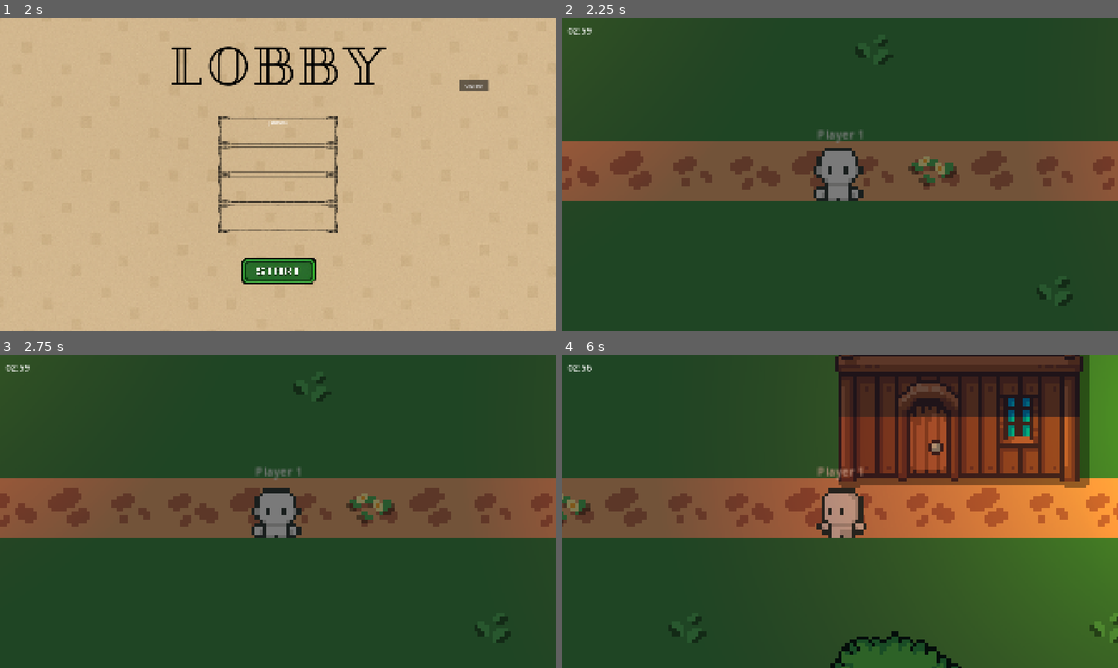
Above: before the commit, frames 1-4 (two rows, left to right).
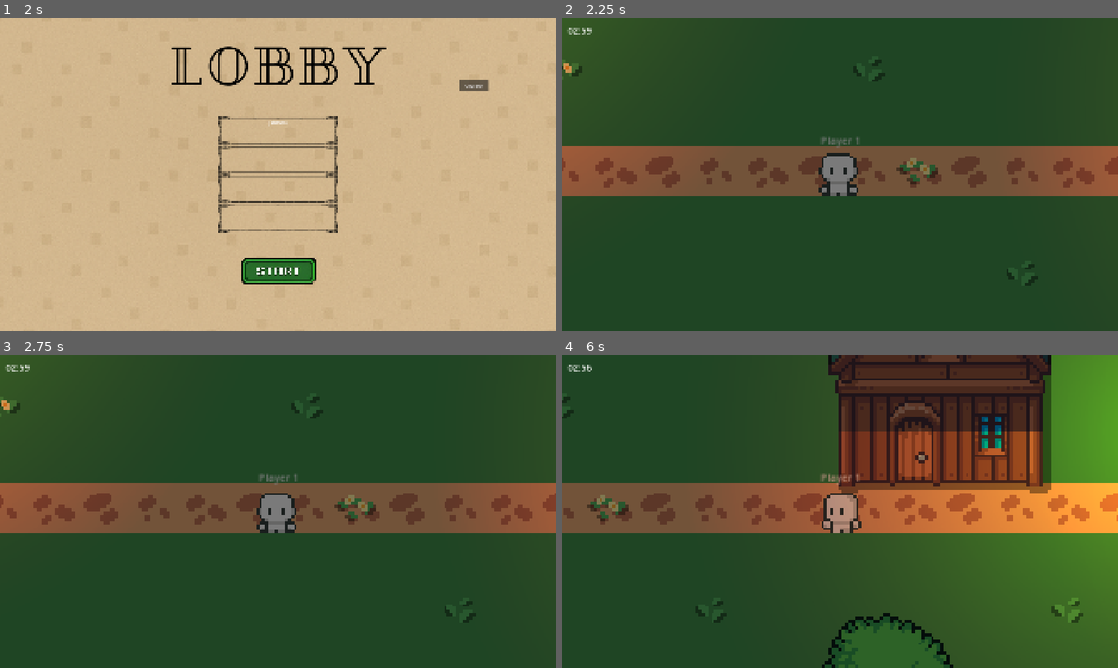
Above: after the commit, the same moments.

Repository: ComiccSanss2/werewolf-online
Game: Godot game, scene res://main_menu.tscn
Two runs of this game, one before a commit and one after it. Both use one fixed random seed, a clock stepped at 60 frames per second and the inputs below.
Inputs (mouse positions are in pixels of both pictures, inside the frame that each line leads up to):
- Up to frame 1 (2 s): click (311, 190) at 0.52 s; type "12" at 0.6 s; click (311, 143) at 0.75 s; type "Alex" at 0.83 s; click (205, 146) at 1.25 s
- Up to frame 2 (2.25 s): click (834, 271) at 2 s
- Up to frame 3 (2.75 s): no input
- Up to frame 4 (6 s): tap Enter (ui_accept) at 2.75, 3.02, 3.77, 5.27 s; hold Right (ui_right) 2.78-3.53 s; tap R (revive) every 0.75 s from 2.85 to 5.85 s; hold Down (ui_down) 3.53-4.28 s; hold Right (ui_right) 4.28-5.03 s; hold Up (ui_up) 5.03-5.78 s; hold Left (ui_left) from 5.78 s (still down)

Frame 1 is identical in both runs. In frame 2, 9.1% of the frame differs, in the area x 0-100%, y 6-92%; in frame 3, 9.0%; in frame 4, 22%, in the area x 0-100%, y 0-100%.

Commit message:
added stun mechanics

Diff:
--- a/NetworkHandler.gd
+++ b/NetworkHandler.gd
@@ -341,6 +341,45 @@
 	var player = _get_player_node(player_id)
 	if player: player.rpc("revive_character")
 
+
+	# ========== SYSTÈME DE STUN ==========
+
+# RPC: Demande d'étourdir les joueurs dans une zone
+@rpc("any_peer", "call_local", "reliable")
+func request_area_stun(center_pos: Vector2, radius: float, duration: float, ignore_player_id: int):
+	if not multiplayer.is_server(): return
+
+	var scene = get_game_scene()
+	if not scene: return
+	var players_node = scene.get_node_or_null("Players")
+	if not players_node: return
+
+	# On parcourt tous les joueurs
+	for player in players_node.get_children():
+		var pid = player.get_multiplayer_authority()
+
+		# On ne s'auto-stun pas
+		if pid == ignore_player_id: continue
+
+		# On ne stun pas les morts
+		if is_player_dead(pid): continue
+
+		# Vérification de la distance
+		if player.global_position.distance_to(center_pos) <= radius:
+			# On applique le stun sur ce joueur spécifique
+			rpc("apply_stun_to_player", pid, duration)
+
+# RPC: Applique le stun sur un joueur spécifique (Exécuté par le serveur vers tout le monde)
+@rpc("call_local", "reliable")
+func apply_stun_to_player(target_id: int, duration: float):
+	var player = _get_player_node(target_id)
+	if player:
+		# On appelle la fonction de stun locale du joueur
+		player.receive_stun(duration)
+
+
+
+
 # ========== Système de victoire ==========
 
 # Vérifie les conditions de victoire
--- a/player.gd
+++ b/player.gd
@@ -9,6 +9,11 @@
 var last_move_dir = Vector2.DOWN
 var is_hidden = false
 var is_dead = false
+
+### STUN VARIABLES ###
+var is_stunned = false
+var stun_timer = 0.0
+@onready var stun_visual = $StunVisual
 
 # Références aux nœuds de la scène
 @onready var anim = $AnimatedSprite2D
@@ -29,6 +34,8 @@
 const REVIVE_RANGE = 25.0
 const HIDE_DURATION = 10.0
 const HIDE_COOLDOWN = 10.0
+const STUN_RADIUS_ON_EXIT = 60.0
+const STUN_DURATION = 2.5
 
 # Timers pour le système de cachette
 var hide_timer = 0.0
@@ -44,14 +51,9 @@
 var last_valid_tile_id: int = 0
 
 # Helpers multiplayer
-func _my_id() -> int:
-	return get_multiplayer_authority()
-
-func _is_authority() -> bool:
-	return is_multiplayer_authority()
-
-func _get_players_root():
-	return get_tree().get_root().get_node_or_null("TestScene/Players")
+func _my_id() -> int: return get_multiplayer_authority()
+func _is_authority() -> bool: return is_multiplayer_authority()
+func _get_players_root(): return get_tree().get_root().get_node_or_null("TestScene/Players")
 
 # Initialisation du joueur
 func _ready() -> void:
@@ -64,10 +66,13 @@
 	chest_area.area_entered.connect(_on_area_entered, 4)
 	chest_area.area_exited.connect(_on_area_exited, 4)
 
+	# Initialisation Stun
+	if stun_visual:
+		stun_visual.visible = false
+
 	_update_visuals()
 	NetworkHandler.lobby_players_updated.connect(func(_p): _update_visuals())
 
-	# Nettoie les labels pour les clients non-authority
 	if _is_authority():
 		_hide_labels()
 	else:
@@ -91,7 +96,6 @@
 	chest.add_child(label)
 	return label
 
-# Cooldown label (rouge) - affiché après sortie du coffre
 func _show_cooldown_on_chest() -> void:
 	if not cooldown_label: cooldown_label = _create_chest_label(Color.RED)
 	if is_instance_valid(cooldown_label): cooldown_label.text = "%.0fs" % cooldown_timer
@@ -100,7 +104,6 @@
 	if cooldown_label and is_instance_valid(cooldown_label): cooldown_label.queue_free()
 	cooldown_label = null
 
-# Hide label (jaune) - affiché pendant la cachette
 func _create_hide_label() -> void:
 	if not hide_label: hide_label = _create_chest_label(Color.YELLOW)
 
@@ -111,7 +114,6 @@
 	if hide_label and is_instance_valid(hide_label): hide_label.queue_free()
 	hide_label = null
 
-# Met à jour le nom et la couleur du joueur
 func _update_visuals() -> void:
 	if not name_label: return
 	var data = NetworkHandler.players.get(_my_id(), {})
@@ -119,31 +121,44 @@
 	if data.has("role"): text += " (%s)" % data["role"]
 	name_label.text = text
 	var color = data.get("color", Color.WHITE)
-	if is_dead: color.a = 0.5  # Transparent si mort
+	if is_dead: color.a = 0.5
 	anim.modulate = color
 	name_label.modulate = color
 
 # Boucle principale (authority seulement)
 func _process(delta: float) -> void:
+	# Si on est pas dans l'arbre ou pas de réseau, on arrête
+	if not is_inside_tree() or not multiplayer.has_multiplayer_peer(): return
+
+	# Gestion du Timer de Stun (LOCAL, pour savoir quand réactiver les contrôles)
+	if is_stunned:
+		stun_timer -= delta
+		if stun_timer <= 0:
+			# Le stun est fini
+			receive_stun(0) # 0 = Stop stun
+
 	if not _is_authority(): return
 
-	# Vérifie si mort
-	if NetworkHandler.is_player_dead(_my_id()):
-		is_dead = true
-
-	# Les vivants ont accès aux timers et interactions
+	if NetworkHandler.is_player_dead(_my_id()): is_dead = true
+
+	# Si Stunné, on ne peut RIEN faire (ni bouger, ni interagir)
+	if is_stunned:
+		velocity = Vector2.ZERO
+		# On permet quand même de sync l'anim (pour voir le perso idle)
+		rpc("_net_state", global_position, Vector2.ZERO, last_move_dir)
+		_update_animation()
+		return
+
 	if not is_dead:
 		_update_timers(delta)
 		_update_chest_state()
 		_handle_inputs()
 
-	# Si caché, pas de mouvement
 	if is_hidden:
 		velocity = Vector2.ZERO
 		move_and_slide()
 		return
 
-	# Calcul du mouvement (fantômes et vivants)
 	var input = Vector2(
 		Input.get_action_strength("ui_right") - Input.get_action_strength("ui_left"),
 		Input.get_action_strength("ui_down") - Input.get_action_strength("ui_up")
@@ -151,7 +166,6 @@
 	move_dir = input.normalized()
 	if move_dir != Vector2.ZERO: last_move_dir = move_dir
 
-	# Spectateur va plus vite
 	var current_speed = speed * 1.5 if is_dead else speed
 	velocity = move_dir * current_speed
 	move_and_slide()
@@ -161,7 +175,6 @@
 	rpc("_net_state", global_position, move_dir, last_move_dir)
 	_update_animation()
 
-# Gère les sons de pas selon le terrain
 func _handle_footsteps():
 	if velocity.length() < 10.0 or not step_timer.is_stopped(): return
 	if not level_tilemap: return
@@ -174,7 +187,6 @@
 	var final = -1
 	if id1 in [7]: final = id1
 	else: final = id0
-
 	if final == -1: final = last_valid_tile_id
 	else: last_valid_tile_id = final
 
@@ -182,7 +194,6 @@
 		rpc("play_footstep_rpc", final)
 		step_timer.start()
 
-# RPC: Joue le son de pas
 @rpc("call_local", "unreliable")
 func play_footstep_rpc(tid: int):
 	var s = sfx_wood if tid in [7] else sfx_grass
@@ -190,7 +201,6 @@
 	footstep_player.pitch_scale = randf_range(0.9, 1.1)
 	footstep_player.play()
 
-# Met à jour les timers de cachette et cooldown
 func _update_timers(delta: float) -> void:
 	if is_hidden:
 		hide_timer += delta
@@ -204,7 +214,6 @@
 			cooldown_timer = 0
 			_remove_cooldown_label()
 
-# Met à jour l'état du coffre (détection, labels)
 func _update_chest_state() -> void:
 	if is_hidden: return
 	var has_chest = chest_area.get_overlapping_areas().any(func(a): return a.has_meta("chest"))
@@ -218,22 +227,26 @@
 			_show_cooldown_on_chest()
 			if is_instance_valid(press_space_label): press_space_label.visible = false
 
-# Gère les entrées clavier
 func _handle_inputs() -> void:
 	if Input.is_action_just_pressed("ui_accept"): _try_hide_or_open_chest()
 	if Input.is_action_just_pressed("kill"): _try_kill_nearby_player()
 	if Input.is_action_just_pressed("revive"): _try_revive_nearby_player()
 
-# Trouve le coffre dans la zone de détection
 func _find_chest_area():
 	for area in chest_area.get_overlapping_areas():
 		if area.has_meta("chest"): return area
 	return null
 
-# Gère entrée/sortie de coffre
 func _try_hide_or_open_chest():
+	# Si on est caché et qu'on sort :
 	if is_hidden:
 		NetworkHandler.rpc_id(1, "request_player_hide_state", false, Vector2.ZERO)
+
+		### STUN BURST : On sort du coffre violemment ! ###
+		# On demande au serveur de stun les gens autour de nous
+		NetworkHandler.rpc_id(1, "request_area_stun", global_position, STUN_RADIUS_ON_EXIT, STUN_DURATION, _my_id())
+		##################################################
+
 		cooldown_timer = HIDE_COOLDOWN
 		can_hide = false
 		hide_timer = 0
@@ -248,11 +261,25 @@
 		hide_timer = 0
 		_create_hide_label()
 
-# RPC: Synchronise l'état visible (caché/visible) du joueur
+### FONCTION POUR RECEVOIR LE STUN (Appelée par NetworkHandler) ###
+func receive_stun(duration: float):
+	if duration > 0:
+		is_stunned = true
+		stun_timer = duration
+		if stun_visual:
+			stun_visual.visible = true
+			stun_visual.play("default")
+	else:
+		is_stunned = false
+		stun_timer = 0
+		if stun_visual:
+			stun_visual.visible = false
+			stun_visual.stop()
+#################################################################
+
 @rpc("any_peer", "call_local", "unreliable")
 func sync_player_visual_state(new_state: bool):
 	is_hidden = new_state
-
 	if chest_audio_player:
 		chest_audio_player.pitch_scale = randf_range(0.9, 1.1)
 		chest_audio_player.play()
@@ -260,6 +287,9 @@
 	if is_instance_valid(anim): anim.visible = not new_state
 	if is_instance_valid(name_label): name_label.visible = not new_state
 	if is_instance_valid(collision_shape): collision_shape.disabled = new_state
+
+	# Si on se cache, on cache aussi le visuel de stun au cas où
+	if stun_visual and new_state: stun_visual.visible = false
 
 	if new_state:
 		if _is_authority(): _hide_labels()
@@ -274,7 +304,6 @@
 				is_in_chest = false
 		_update_animation()
 
-# RPC: Met à jour l'UI du coffre (occupé ou non)
 @rpc("reliable")
 func update_chest_ui(is_occupied: bool):
 	if not _is_authority() or is_hidden or not is_in_chest:
@@ -283,7 +312,6 @@
 	if is_instance_valid(press_space_label): press_space_label.visible = not is_occupied
 	if is_instance_valid(is_occupied_label): is_occupied_label.visible = is_occupied
 
-# RPC: Synchronise la position et l'animation
 @rpc("any_peer", "call_local", "unreliable")
 func _net_state(pos: Vector2, dir: Vector2, last_dir: Vector2) -> void:
 	if _is_authority() or is_dead: return
@@ -292,10 +320,9 @@
 	last_move_dir = last_dir
 	if not is_hidden: _update_animation()
 
-# Met à jour l'animation en fonction de la direction
 func _update_animation() -> void:
 	if is_dead:
-		anim.stop()  # Spectateur sans animation
+		anim.stop()
 		return
 
 	var dir = move_dir if move_dir != Vector2.ZERO else last_move_dir
@@ -304,18 +331,15 @@
 	anim.play(prefix + suffix)
 	anim.flip_h = dir.x < 0
 
-# Signal: entrée dans la zone du coffre
 func _on_area_entered(area: Area2D) -> void:
 	if not _is_authority() or not area.has_meta("chest"): return
 	is_in_chest = true
 	if not is_hidden and is_instance_valid(press_space_label): press_space_label.visible = true
 	NetworkHandler.rpc_id(1, "request_chest_occupancy_state", area.global_position)
 
-# Signal: sortie de la zone du coffre
 func _on_area_exited(area: Area2D) -> void:
 	if _is_authority() and area.has_meta("chest"): is_in_chest = false
 
-# Trouve un joueur proche selon critères
 func _find_nearby_player(max_range: float, must_be_dead: bool):
 	var players_root = _get_players_root()
 	if not players_root: return null
@@ -329,7 +353,6 @@
 			return target_id
 	return null
 
-# Helper pour action sur joueur proche (kill/revive)
 func _try_action_on_nearby(action: String, max_range: float, target_dead: bool, role_check: Callable):
 	if NetworkHandler.is_player_dead(_my_id()) or not role_check.call(_my_id()): return
 	var target = _find_nearby_player(max_range, target_dead)
@@ -341,22 +364,23 @@
 func _try_revive_nearby_player() -> void:
 	_try_action_on_nearby("request_revive_player", REVIVE_RANGE, true, NetworkHandler.is_sorciere)
 
-# RPC: Joue l'animation de mort
 @rpc("any_peer", "call_local", "reliable")
 func play_death_animation() -> void:
 	is_dead = true
+	# Si on meurt stunné, on annule le stun
+	receive_stun(0)
+
 	collision_shape.set_deferred("disabled", true)
 	chest_area.monitoring = false
 	_hide_labels()
 
 	if _is_authority():
-		anim.modulate.a = 0.5  # Transparent pour soi-même
+		anim.modulate.a = 0.5
 		anim.visible = true
 	else:
-		anim.visible = false  # Invisible pour les autres
+		anim.visible = false
 		name_label.visible = false
 
-# RPC: Ressuscite le joueur
 @rpc("any_peer", "call_local", "reliable")
 func revive_character() -> void:
 	is_dead = false
--- a/player.tscn
+++ b/player.tscn
@@ -1,8 +1,31 @@
-[gd_scene load_steps=7 format=3 uid="uid://yscgsx5lmjcl"]
+[gd_scene load_steps=11 format=3 uid="uid://yscgsx5lmjcl"]
 
 [ext_resource type="Script" uid="uid://bok8xx2xd78ek" path="res://player.gd" id="1_4flbx"]
 [ext_resource type="SpriteFrames" uid="uid://dg662mg2wndr5" path="res://player_frames.tres" id="2_i3pqv"]
+[ext_resource type="Texture2D" uid="uid://b8fenhq7841n2" path="res://assets/stun.png" id="3_hqtel"]
 [ext_resource type="AudioStream" uid="uid://bkv2uxw3l8r1q" path="res://assets/sfx/hidechest.wav" id="5_sweqy"]
+
+[sub_resource type="AtlasTexture" id="AtlasTexture_sweqy"]
+atlas = ExtResource("3_hqtel")
+region = Rect2(0, 0, 16, 16)
+
+[sub_resource type="AtlasTexture" id="AtlasTexture_2hs0m"]
+atlas = ExtResource("3_hqtel")
+region = Rect2(0, 16, 16, 16)
+
+[sub_resource type="SpriteFrames" id="SpriteFrames_1jxqw"]
+animations = [{
+"frames": [{
+"duration": 1.0,
+"texture": SubResource("AtlasTexture_sweqy")
+}, {
+"duration": 1.0,
+"texture": SubResource("AtlasTexture_2hs0m")
+}],
+"loop": true,
+"name": &"default",
+"speed": 2.0
+}]
 
 [sub_resource type="RectangleShape2D" id="RectangleShape2D_bwjto"]
 size = Vector2(11.5, 7)
@@ -19,9 +42,15 @@
 [node name="AnimatedSprite2D" type="AnimatedSprite2D" parent="."]
 texture_filter = 1
 sprite_frames = ExtResource("2_i3pqv")
-animation = &"death"
-frame = 5
-frame_progress = 1.0
+animation = &"idle-down"
+
+[node name="StunVisual" type="AnimatedSprite2D" parent="."]
+visible = false
+z_index = 2
+texture_filter = 1
+position = Vector2(0, -15)
+sprite_frames = SubResource("SpriteFrames_1jxqw")
+frame_progress = 0.98702174
 
 [node name="CollisionShape2D" type="CollisionShape2D" parent="."]
 z_index = 16
@@ -29,7 +58,7 @@
 shape = SubResource("RectangleShape2D_bwjto")
 
 [node name="Camera2D" type="Camera2D" parent="."]
-zoom = Vector2(13, 13)
+zoom = Vector2(11, 11)
 
 [node name="NameLabel" type="Label" parent="."]
 offset_left = -6.0
Binary file added: assets/stun.png
Not shown, added: assets/stun.png.import
